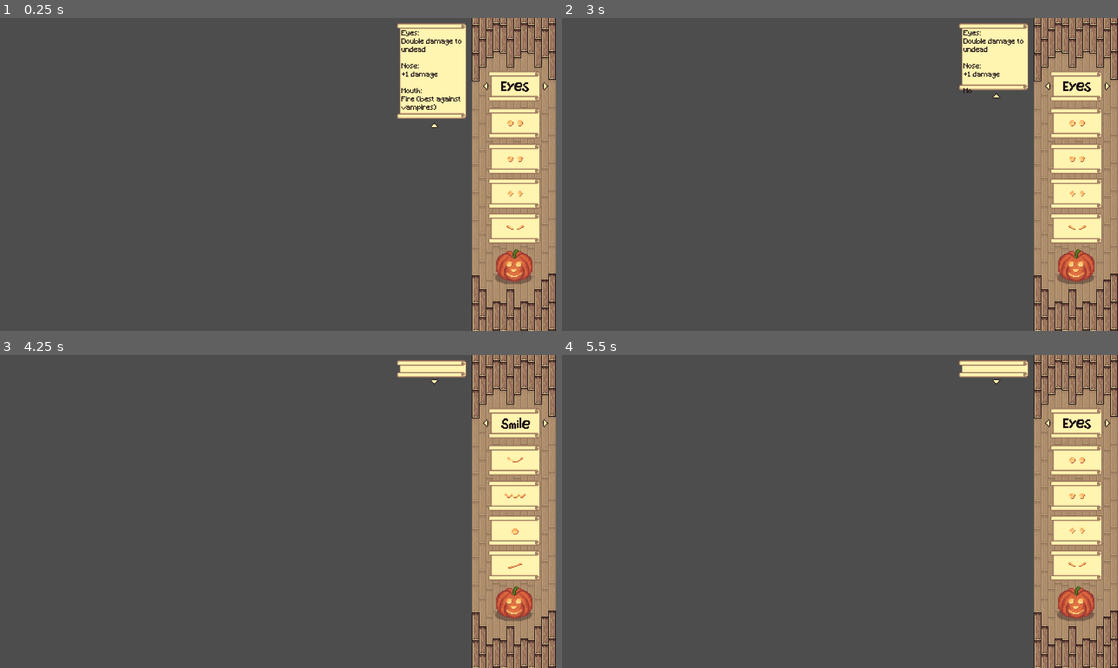
Above: before the commit, frames 1-4 (two rows, left to right).
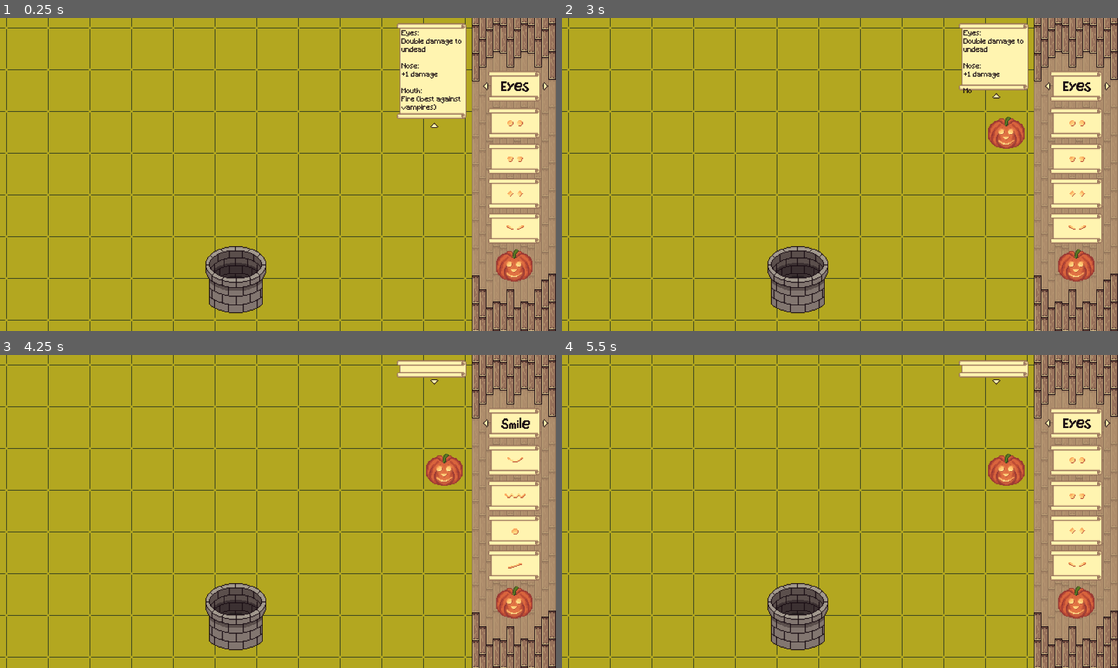
Above: after the commit, the same moments.

Repository: k4444th/Carve-And-Defend
Game: Godot game, scene res://scenes/game.tscn
The game is run twice, just before and just after one commit, with the same random seed, the same clock (stepped at 60 frames per second) and the same inputs. Before the commit the project starts from res://scenes/sidebar/sidebar.tscn.
Inputs (mouse positions are in pixels of both pictures, inside the frame that each line leads up to):
- Up to frame 1 (0.25 s): no input
- Up to frame 2 (3 s): click (1045, 86) at 0.5 s; click (1106, 86) at 1.25 s; click (1073, 124) at 2.02 s; click (995, 124) at 2.75 s
- Up to frame 3 (4.25 s): click (483, 423) at 3.5 s
- Up to frame 4 (5.5 s): click (1106, 423) at 4.25 s; click (1073, 461) at 5.02 s

The runs differ from the first frame. In frame 1, 81% of the frame differs, in the area x 0-96%, y 0-100%; in frame 2, 82%; in frame 3, 84%; in frame 4, 84%.

Commit message:
Place Pumpkins

Diff:
--- a/project.godot
+++ b/project.godot
@@ -11,7 +11,7 @@
 [application]
 
 config/name="Carve&Defend"
-run/main_scene="uid://cwylkefq1hfnr"
+run/main_scene="uid://kqroqbboeinp"
 config/features=PackedStringArray("4.4", "Forward Plus")
 boot_splash/use_filter=false
 boot_splash/image="uid://d4efmiukvd4p4"
--- /dev/null
+++ b/scenes/game.tscn
@@ -0,0 +1,21 @@
+[gd_scene load_steps=6 format=3 uid="uid://kqroqbboeinp"]
+
+[ext_resource type="Script" uid="uid://6rx15n5cwuh" path="res://scripts/game.gd" id="1_lbhrr"]
+[ext_resource type="PackedScene" uid="uid://q80gdrth2gs" path="res://scenes/world/tile_map.tscn" id="1_yqjtg"]
+[ext_resource type="PackedScene" uid="uid://cwylkefq1hfnr" path="res://scenes/sidebar/sidebar.tscn" id="2_lnu2h"]
+[ext_resource type="PackedScene" uid="uid://c8msdxaqpdhx3" path="res://scenes/world/well.tscn" id="3_lnu2h"]
+[ext_resource type="PackedScene" uid="uid://drg2fx75ygek7" path="res://scenes/world/pumpkin.tscn" id="5_iywne"]
+
+[node name="Game" type="Node2D"]
+script = ExtResource("1_lbhrr")
+
+[node name="TileMap" parent="." instance=ExtResource("1_yqjtg")]
+
+[node name="Sidebar" parent="." instance=ExtResource("2_lnu2h")]
+
+[node name="Well" parent="." instance=ExtResource("3_lnu2h")]
+position = Vector2(443, 501)
+
+[node name="Pumpkins" type="Node2D" parent="."]
+
+[node name="Pumpkin" parent="Pumpkins" instance=ExtResource("5_iywne")]
--- /dev/null
+++ b/scenes/world/pumpkin.tscn
@@ -0,0 +1,67 @@
+[gd_scene load_steps=10 format=3 uid="uid://drg2fx75ygek7"]
+
+[ext_resource type="Script" uid="uid://dhbhm7sqgvda2" path="res://scripts/world/pumpkin.gd" id="1_hawvn"]
+[ext_resource type="Texture2D" uid="uid://bnujs5x185vlu" path="res://assets/pumpkin/pumpkin_base.png" id="1_nrsp8"]
+[ext_resource type="Texture2D" uid="uid://btn71elu1ebu4" path="res://assets/pumpkin/pumpkin_greenery.png" id="2_hawvn"]
+[ext_resource type="Texture2D" uid="uid://bxymv4y75pv87" path="res://assets/pumpkin/eyes_glow_1.png" id="3_0oyb2"]
+[ext_resource type="Texture2D" uid="uid://b4xyaqywn5kvy" path="res://assets/pumpkin/nose_glow_1.png" id="4_0mqcy"]
+[ext_resource type="Texture2D" uid="uid://y3rlo6od0kq8" path="res://assets/pumpkin/mouth_glow_1.png" id="5_82di5"]
+[ext_resource type="Texture2D" uid="uid://blftt5ktr17k2" path="res://assets/pumpkin/eyes_1.png" id="6_cs1yd"]
+[ext_resource type="Texture2D" uid="uid://jeac0vni0p4d" path="res://assets/pumpkin/nose_1.png" id="7_ihb26"]
+[ext_resource type="Texture2D" uid="uid://dqerdwnc0tsnm" path="res://assets/pumpkin/mouth_1.png" id="8_gj5ii"]
+
+[node name="Pumpkin" type="Node2D"]
+scale = Vector2(2, 2)
+script = ExtResource("1_hawvn")
+
+[node name="Pumpkin" type="TextureRect" parent="."]
+offset_right = 40.0
+offset_bottom = 40.0
+texture = ExtResource("1_nrsp8")
+
+[node name="Greenery" type="TextureRect" parent="."]
+offset_right = 50.0
+offset_bottom = 50.0
+pivot_offset = Vector2(1524, 827)
+texture = ExtResource("2_hawvn")
+
+[node name="Glow" type="Node2D" parent="."]
+
+[node name="Eyes" type="TextureRect" parent="Glow"]
+offset_right = 50.0
+offset_bottom = 50.0
+texture = ExtResource("3_0oyb2")
+
+[node name="Nose" type="TextureRect" parent="Glow"]
+offset_right = 40.0
+offset_bottom = 40.0
+texture = ExtResource("4_0mqcy")
+
+[node name="Mouth" type="TextureRect" parent="Glow"]
+offset_right = 40.0
+offset_bottom = 40.0
+texture = ExtResource("5_82di5")
+
+[node name="Features" type="Node2D" parent="."]
+
+[node name="Eyes" type="TextureRect" parent="Features"]
+offset_right = 50.0
+offset_bottom = 50.0
+texture = ExtResource("6_cs1yd")
+
+[node name="Nose" type="TextureRect" parent="Features"]
+offset_right = 40.0
+offset_bottom = 40.0
+texture = ExtResource("7_ihb26")
+
+[node name="Mouth" type="TextureRect" parent="Features"]
+offset_right = 40.0
+offset_bottom = 40.0
+texture = ExtResource("8_gj5ii")
+
+[node name="Overlay" type="ColorRect" parent="."]
+offset_left = 4.0
+offset_top = 6.0
+offset_right = 46.0
+offset_bottom = 43.0
+color = Color(0.701961, 0.654902, 0.12549, 0.498039)
--- /dev/null
+++ b/scenes/world/tile_map.tscn
@@ -0,0 +1,32 @@
+[gd_scene load_steps=6 format=4 uid="uid://q80gdrth2gs"]
+
+[ext_resource type="Texture2D" uid="uid://btalf2purbt6u" path="res://assets/world/Game_Grid.png" id="1_tjuek"]
+[ext_resource type="Script" uid="uid://do881unr6n0ma" path="res://scripts/world/texture_rect.gd" id="2_effrm"]
+[ext_resource type="Texture2D" uid="uid://b8qy800x4mu1c" path="res://assets/world/tile.png" id="2_epimf"]
+
+[sub_resource type="TileSetAtlasSource" id="TileSetAtlasSource_effrm"]
+texture = ExtResource("2_epimf")
+texture_region_size = Vector2i(96, 96)
+0:0/0 = 0
+
+[sub_resource type="TileSet" id="TileSet_g5fis"]
+tile_size = Vector2i(96, 96)
+sources/0 = SubResource("TileSetAtlasSource_effrm")
+
+[node name="TileMap" type="Node2D"]
+
+[node name="TextureRect" type="TextureRect" parent="."]
+offset_right = 40.0
+offset_bottom = 40.0
+scale = Vector2(2, 2)
+texture = ExtResource("1_tjuek")
+script = ExtResource("2_effrm")
+
+[node name="TileMapLayer" type="TileMapLayer" parent="."]
+position = Vector2(14, 23)
+tile_map_data = PackedByteArray("AAAFAAYAAAAAAAAAAAAGAAYAAAAAAAAAAAAGAAUAAAAAAAAAAAAFAAUAAAAAAAAAAAAEAAYAAAAAAAAAAAAEAAUAAAAAAAAAAAA=")
+tile_set = SubResource("TileSet_g5fis")
+rendering_quadrant_size = 49
+
+[connection signal="mouse_entered" from="TextureRect" to="." method="_on_texture_rect_mouse_entered"]
+[connection signal="mouse_exited" from="TextureRect" to="." method="_on_texture_rect_mouse_exited"]
--- /dev/null
+++ b/scenes/world/well.tscn
@@ -0,0 +1,11 @@
+[gd_scene load_steps=2 format=3 uid="uid://c8msdxaqpdhx3"]
+
+[ext_resource type="Texture2D" uid="uid://bcn2bbv7ucajv" path="res://assets/world/Well.png" id="1_gli41"]
+
+[node name="Well" type="Node2D"]
+
+[node name="TextureRect" type="TextureRect" parent="."]
+offset_right = 40.0
+offset_bottom = 40.0
+scale = Vector2(2, 2)
+texture = ExtResource("1_gli41")
--- /dev/null
+++ b/scripts/game.gd
@@ -0,0 +1,50 @@
+extends Node2D
+
+var fieldRect := Rect2(Vector2(0, 0), Vector2(1086, 720))
+var tileMapSize := Vector2(10, 6)
+var lastPumpkinPos: Vector2
+var lastPumpkinLook := Vector3(0, 0, 0)
+
+var pumpkinScene := load("res://scenes/world/pumpkin.tscn")
+
+@onready var tileMapNode := $TileMap.get_children()[1]
+@onready var pumpkinsContainerNode := $Pumpkins
+@onready var sidebarOptionsNodes := $Sidebar.find_child("FeatureOptions").get_children()
+
+func _ready() -> void:
+	for option in sidebarOptionsNodes:
+		option.connect("selectionChanged", changePumpkinLook)
+
+func changePumpkinLook(featureId, iconId):
+	pumpkinsContainerNode.get_children()[pumpkinsContainerNode.get_child_count() - 1].changeLook(featureId, iconId)
+	lastPumpkinLook[featureId] = iconId
+
+func _input(event):
+	if event is InputEventMouseMotion and fieldRect.has_point(event.position):
+		var currentPumpkin = pumpkinsContainerNode.get_children()[pumpkinsContainerNode.get_child_count() - 1]
+		if mousePosInField(event.position):
+			if tileMapNode.get_cell_atlas_coords(tileMapNode.local_to_map(event.position)).x < 0:
+				currentPumpkin.setPosition(tileMapNode.map_to_local(tileMapNode.local_to_map(event.position)), true)
+				lastPumpkinPos = tileMapNode.map_to_local(tileMapNode.local_to_map(event.position))
+			else:
+				currentPumpkin.setPosition(lastPumpkinPos, true)
+		else:
+			currentPumpkin.hide()
+
+	if event is InputEventMouseButton and fieldRect.has_point(event.position) and event.pressed == true:
+		var currentPumpkin = pumpkinsContainerNode.get_children()[pumpkinsContainerNode.get_child_count() - 1]
+		if mousePosInField(event.position):
+			if tileMapNode.get_cell_atlas_coords(tileMapNode.local_to_map(event.position)).x < 0:
+				currentPumpkin.setPosition(tileMapNode.map_to_local(tileMapNode.local_to_map(event.position)), false)
+				tileMapNode.set_cell(tileMapNode.local_to_map(event.position), 0, Vector2i(0, 0))
+
+				var newPumpkin = pumpkinScene.instantiate()
+				pumpkinsContainerNode.add_child(newPumpkin)
+				newPumpkin.hide()
+				newPumpkin.setLook(lastPumpkinLook[0], lastPumpkinLook[1], lastPumpkinLook[2])
+
+func mousePosInField(mousePos: Vector2):
+	var mapPos = tileMapNode.local_to_map(mousePos)
+	if mousePos.x > 16 and mapPos.x <= tileMapSize.x and mousePos.y > 22 and mapPos.y <= tileMapSize.y:
+		return true
+	return false
--- /dev/null
+++ b/scripts/world/pumpkin.gd
@@ -0,0 +1,76 @@
+extends Node2D
+
+@onready var overlayNode: ColorRect = $Overlay
+
+var featurePaths := [
+	[
+	"res://assets/pumpkin/eyes_1.png",
+	"res://assets/pumpkin/eyes_2.png",
+	"res://assets/pumpkin/eyes_3.png",
+	"res://assets/pumpkin/eyes_4.png"
+	],
+	[
+	"res://assets/pumpkin/nose_1.png",
+	"res://assets/pumpkin/nose_2.png",
+	"res://assets/pumpkin/nose_3.png",
+	"res://assets/pumpkin/nose_4.png"
+	],
+	[
+	"res://assets/pumpkin/mouth_1.png",
+	"res://assets/pumpkin/mouth_2.png",
+	"res://assets/pumpkin/mouth_3.png",
+	"res://assets/pumpkin/mouth_4.png"
+	]
+]
+
+var featureGlowPaths := [
+	[
+	"res://assets/pumpkin/eyes_glow_1.png",
+	"res://assets/pumpkin/eyes_glow_2.png",
+	"res://assets/pumpkin/eyes_glow_3.png",
+	"res://assets/pumpkin/eyes_glow_4.png"
+	],
+	[
+	"res://assets/pumpkin/nose_glow_1.png",
+	"res://assets/pumpkin/nose_glow_2.png",
+	"res://assets/pumpkin/nose_glow_3.png",
+	"res://assets/pumpkin/nose_glow_4.png"
+	],
+	[
+	"res://assets/pumpkin/mouth_glow_1.png",
+	"res://assets/pumpkin/mouth_glow_2.png",
+	"res://assets/pumpkin/mouth_glow_3.png",
+	"res://assets/pumpkin/mouth_glow_4.png"
+	]
+]
+
+@onready var glowNode := $Glow
+@onready var featuresNode := $Features
+
+@onready var glows = glowNode.get_children()
+@onready var features = featuresNode.get_children()
+
+func _ready() -> void:
+	hide()
+	setLook(0, 0, 0)
+
+func setLook(eyes, nose, mouth):
+	glows[0].texture = load(featureGlowPaths[0][eyes])
+	glows[1].texture = load(featureGlowPaths[1][nose])
+	glows[2].texture = load(featureGlowPaths[2][mouth])
+
+	features[0].texture = load(featurePaths[0][eyes])
+	features[1].texture = load(featurePaths[1][nose])
+	features[2].texture = load(featurePaths[2][mouth])
+
+func changeLook(featureId, iconId):
+	glows[featureId].texture = load(featureGlowPaths[featureId][iconId])
+	features[featureId].texture = load(featurePaths[featureId][iconId])
+
+func setPosition(pos: Vector2, preview: bool):
+	visible = true
+	position = pos - Vector2(35, 25)
+	if preview:
+		overlayNode.show()
+	else:
+		overlayNode.hide()
--- /dev/null
+++ b/scripts/world/texture_rect.gd
@@ -0,0 +1 @@
+extends TextureRect
--- /dev/null
+++ b/scripts/world/tile_map.gd
@@ -0,0 +1 @@
+extends Node2D
Binary file added: assets/enemies/Enemies_Cat.png
Not shown, added: assets/enemies/Enemies_Cat.png.import
Binary file changed: assets/sidebar/background.png
Binary file added: assets/world/Game_Grid.png
Not shown, added: assets/world/Game_Grid.png.import
Binary file added: assets/world/Well.png
Not shown, added: assets/world/Well.png.import
Binary file added: assets/world/tile.png
Not shown, added: assets/world/tile.png.import
Not shown, added: scripts/game.gd.uid
Not shown, added: scripts/world/pumpkin.gd.uid
Not shown, added: scripts/world/texture_rect.gd.uid
(and 1 more such lines)
